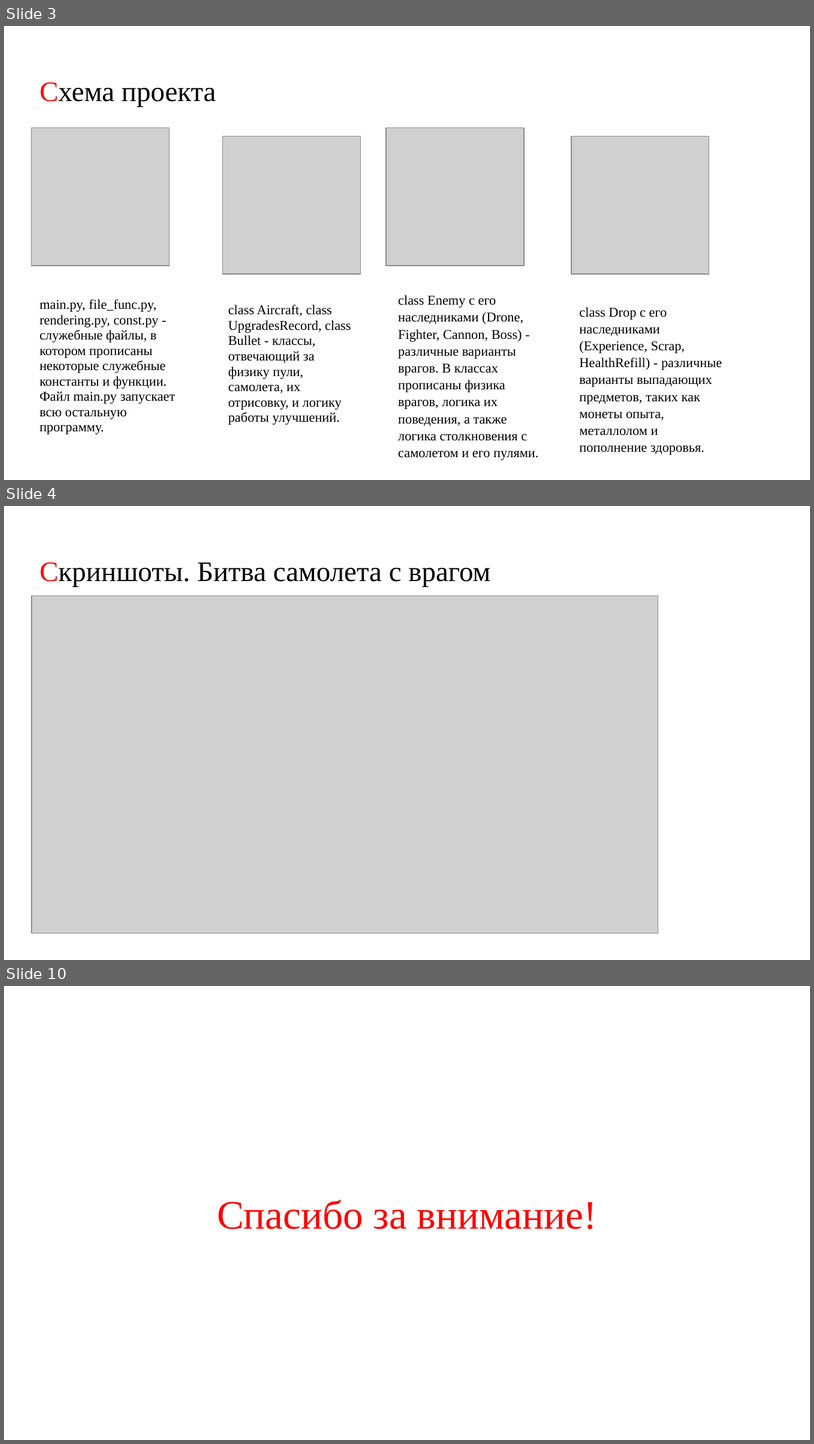
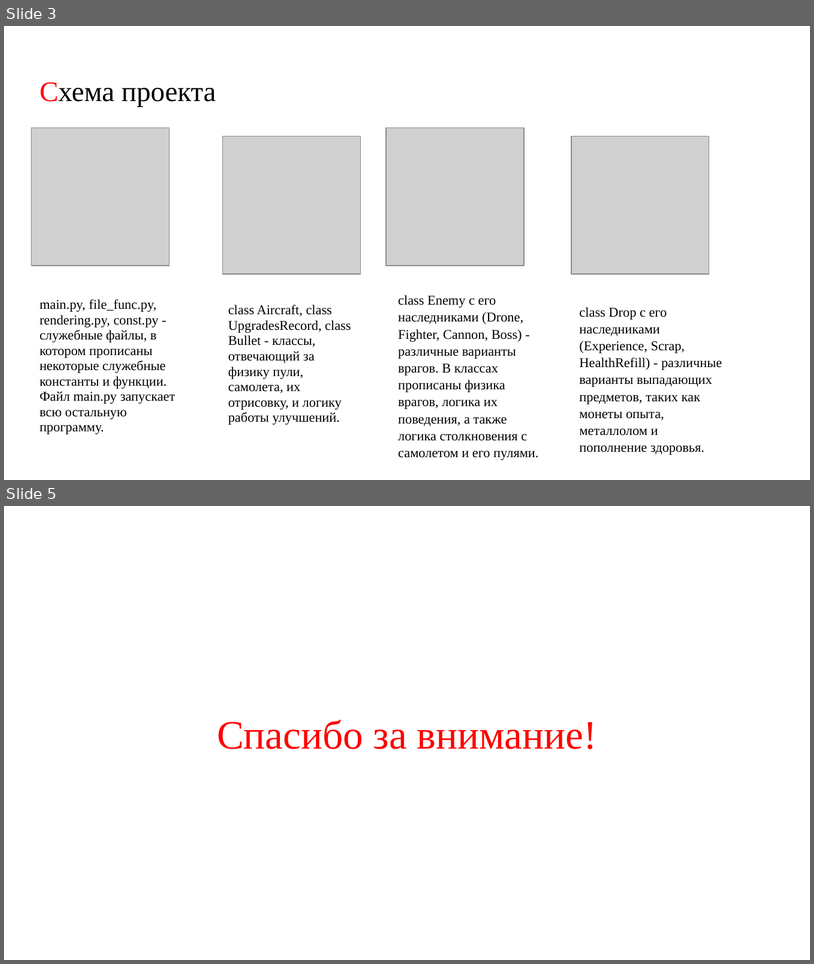
Before and after one commit to alex9127git/DivingThroughTheSkies, a slide deck: Презентация к проекту 2.pptx. Shown one above the other, each under a label of ours: slides 3, 4 and 10 before the commit, slides 3 and 5 after it; the slides between them are not shown. The pictures are 814x1444 and 814x964 pixels, drawn with LibreOffice and Linux fonts; fonts in the diff are those of the drawing; grey boxes stand for pictures. Boxes give left, top, right and bottom in pixels: in the first picture for what was removed or moved away, otherwise in the second. Text is boxed around its words. In the diff, an @@ line names an element or a change of style, - is before the commit and + after.

Commit message:
Changed presentation

```diff
--- a/Презентация к проекту 2.pptx
+++ b/Презентация к проекту 2.pptx
@@ slide 4 removed at (4,506,810,960), background #FFFFFF @@
@@ title removed at (39,562,491,587) @@
-Скриншоты. Битва самолета с врагом
@@ picture removed at (32,595,658,933) @@
@@ what was slide 10 is now slide 5 @@
```
Also in this commit, not shown: 1 slide added, 5 other slides removed.
